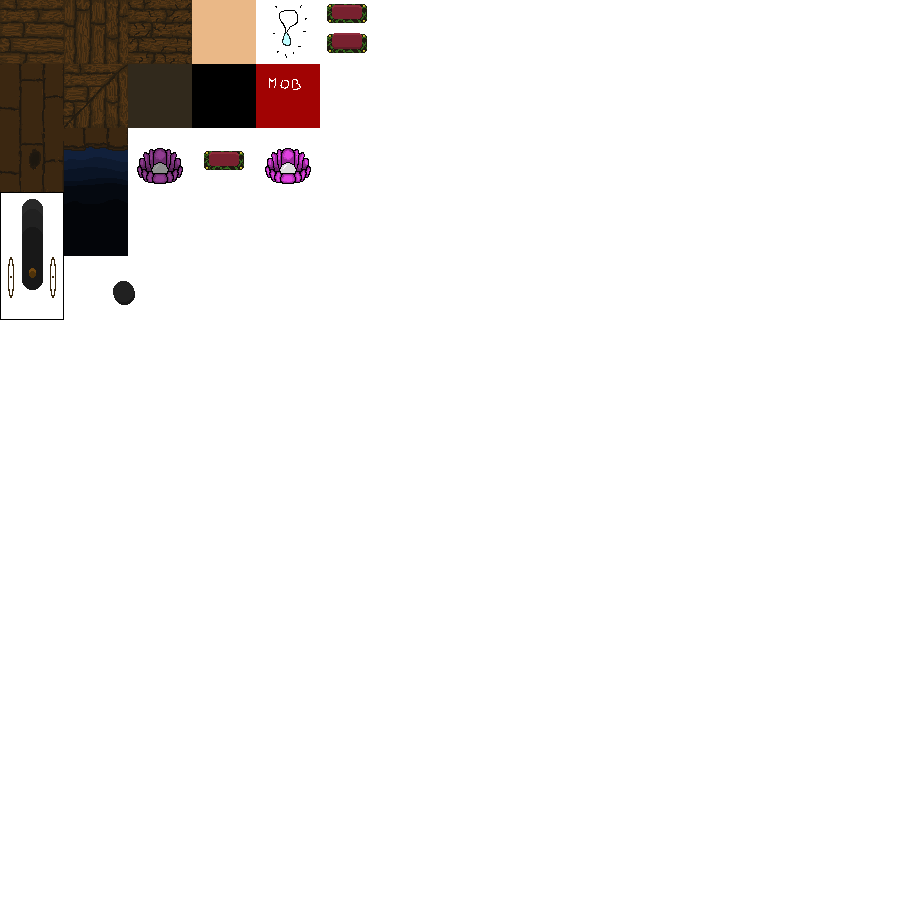
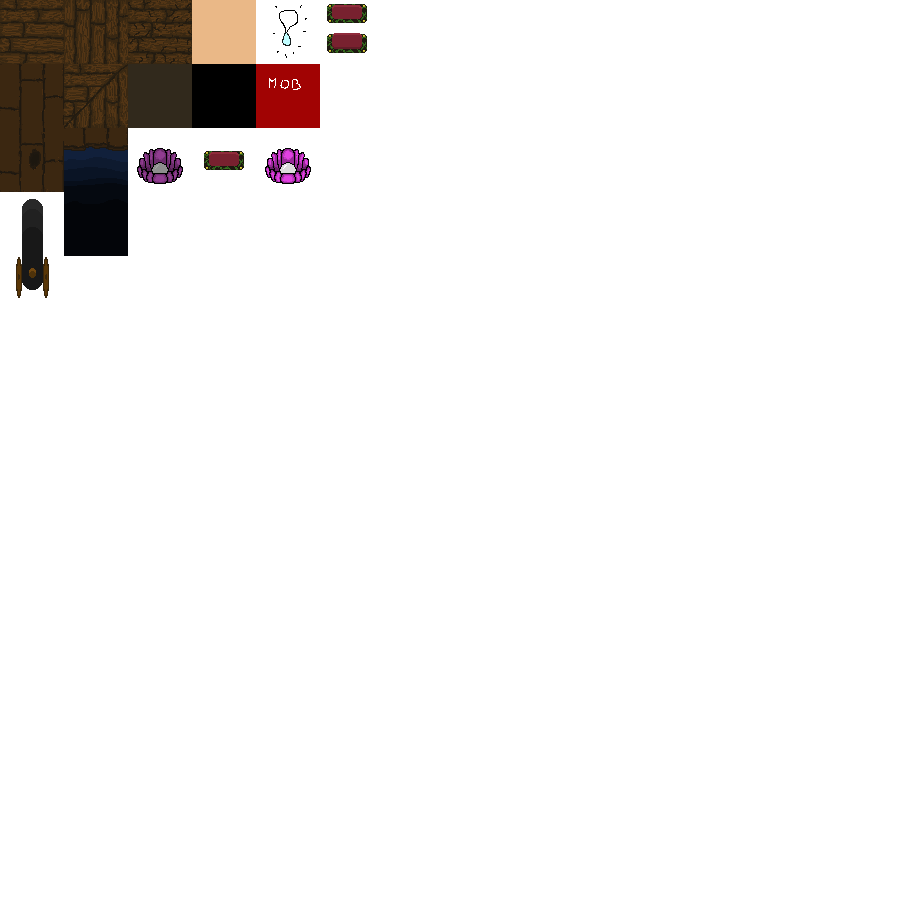
Two versions of the same layered image (906x906). Layer-by-layer changes:
painted on "Calque 12" over box(0, 192, 135, 320)
